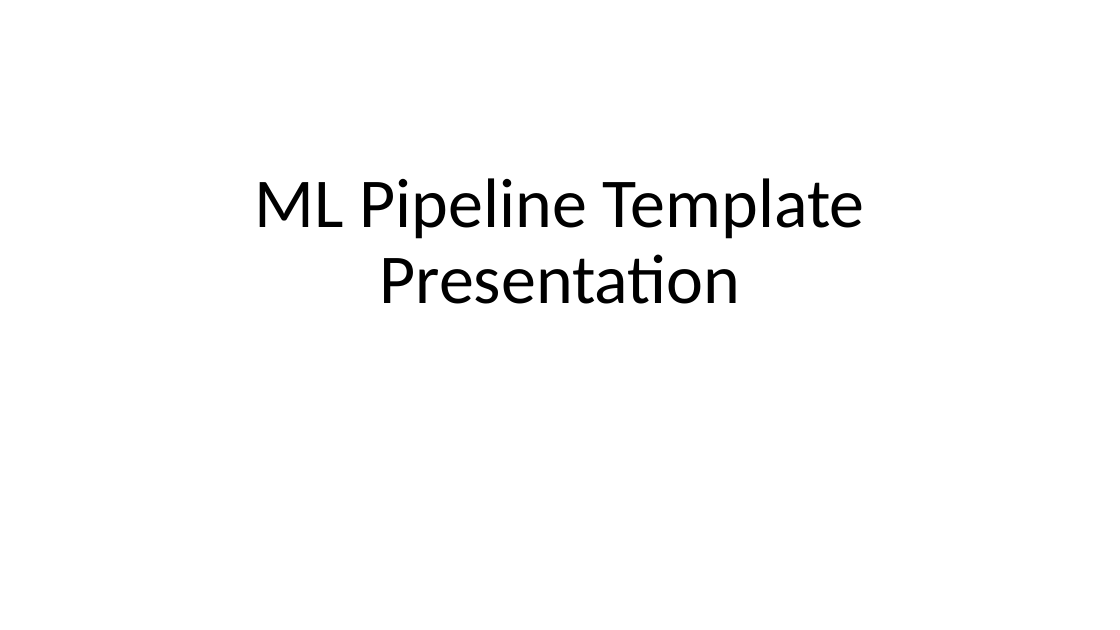
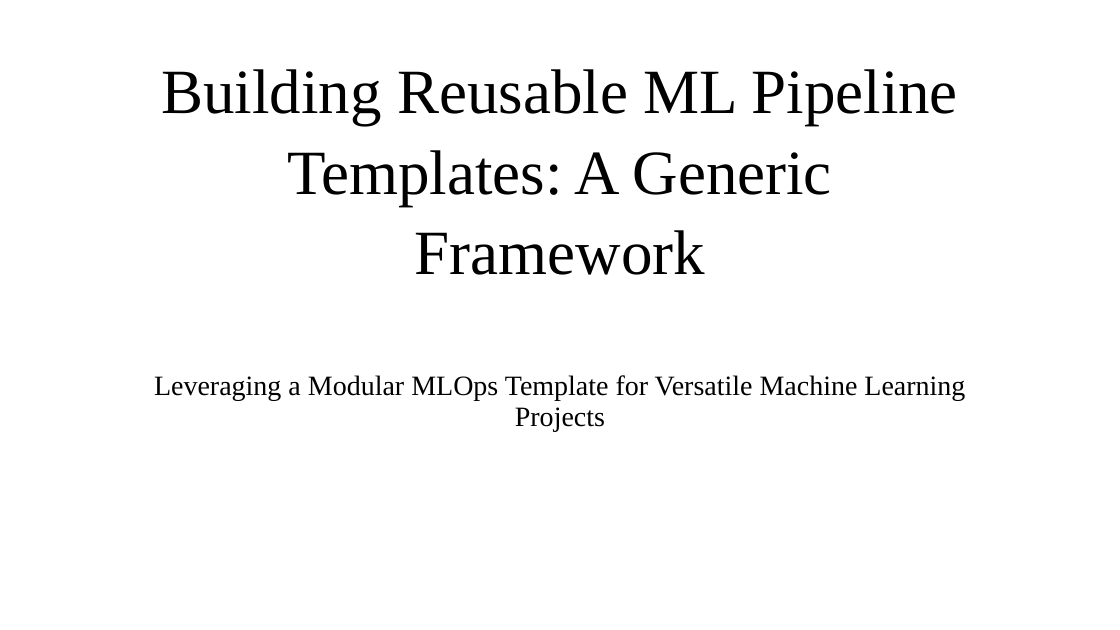
Before and after one commit to orbashangit/MlProjectTemplate, a slide deck: slide 1 of ML Pipeline Template Presentation.pptx (slide 2 before the commit). Drawn at 1120x630 pixels with LibreOffice and Linux fonts; fonts in the diff are those of the drawing. Boxes give left, top, right and bottom in pixels: in the first picture for what was removed or moved away, otherwise in the second. Text is boxed around its words. In the diff, an @@ line names an element or a change of style, - is before the commit and + after.

```diff
--- a/ML Pipeline Template Presentation.pptx
+++ b/ML Pipeline Template Presentation.pptx
@@ title at (x1=161, y1=69, x2=958, y2=275): text changed; size 60 to 54 pt; font Calibri to Times New Roman @@
-ML Pipeline Template Presentation
+Building Reusable ML Pipeline Templates: A Generic Framework
@@ subtitle added at (x1=154, y1=375, x2=965, y2=431), 24 pt, text #000000 @@
+Leveraging a Modular MLOps Template for Versatile Machine Learning Projects
```
Also in this commit, not shown: 9 other slides changed, 1 slide added, 2 slides removed.
